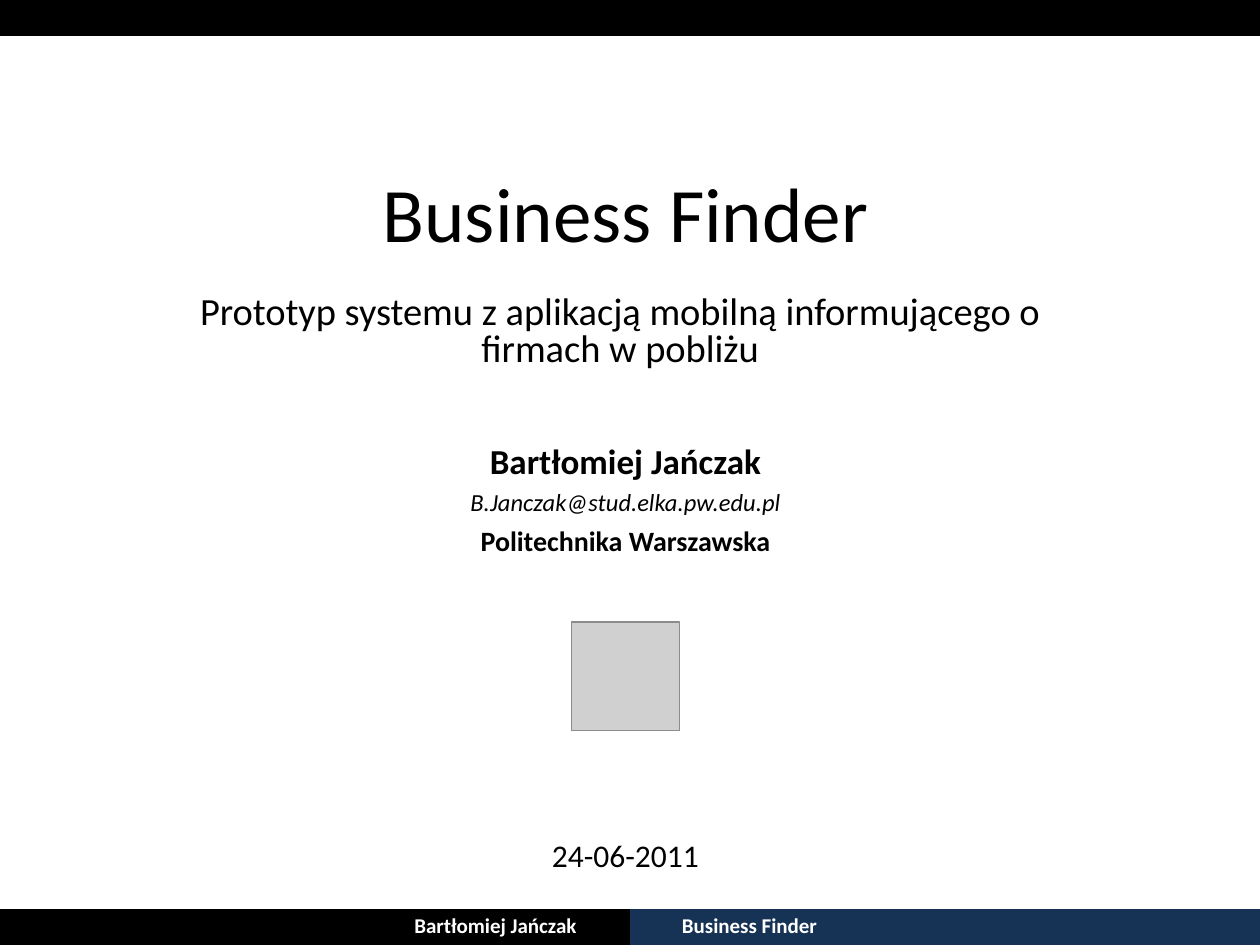
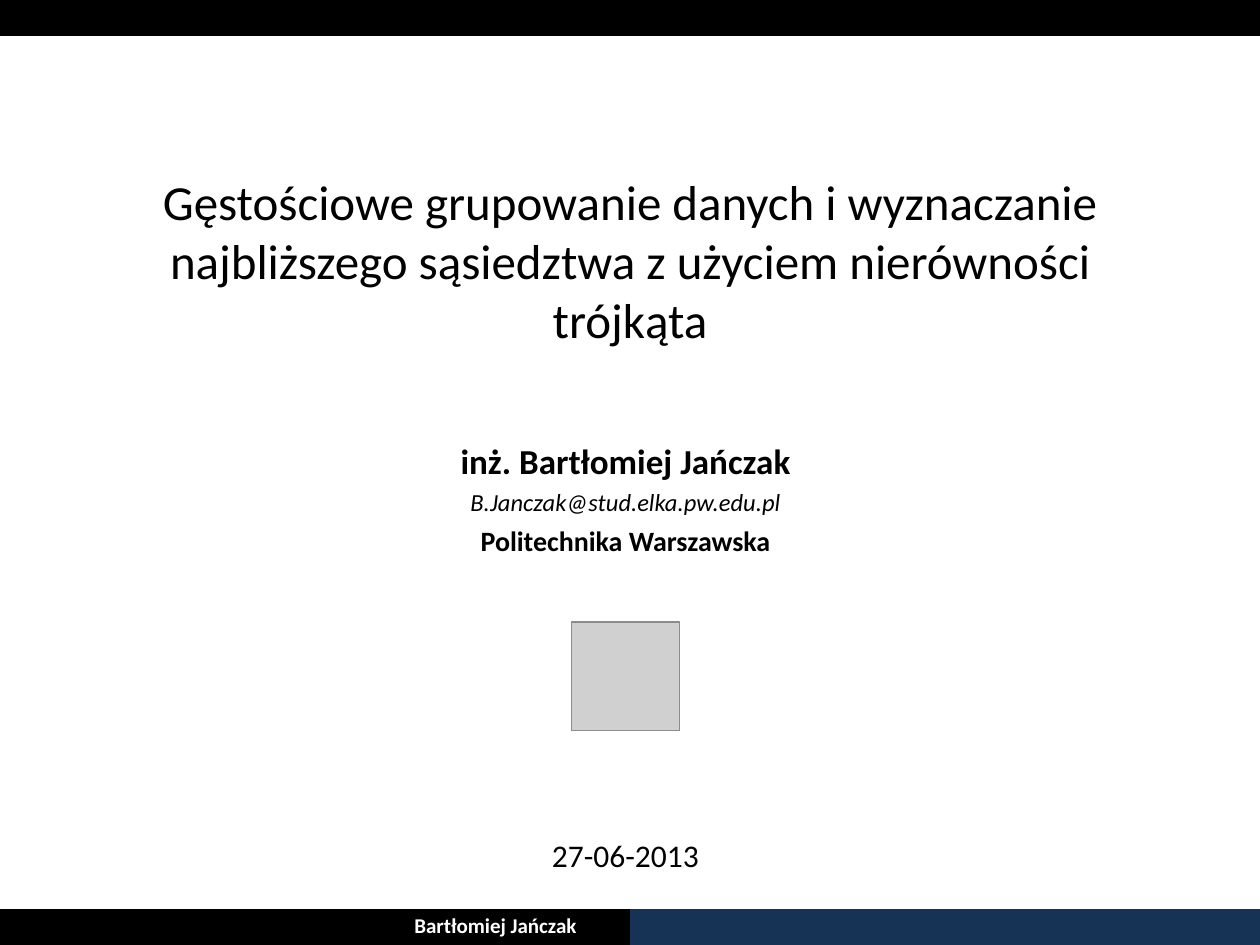
Before and after one commit to bjanczak/mgr, a slide deck: slide 1 of documents/prezentacja/Bartlomiej_Janczak_22_06_2013.ppt. Drawn at 1260x945 pixels with LibreOffice and Linux fonts; fonts in the diff are those of the drawing; grey boxes stand for pictures. Boxes give left, top, right and bottom in pixels: in the first picture for what was removed or moved away, otherwise in the second. Text is boxed around its words. In the diff, an @@ line names an element or a change of style, - is before the commit and + after.

```diff
--- a/documents/prezentacja/Bartlomiej_Janczak_22_06_2013.ppt
+++ b/documents/prezentacja/Bartlomiej_Janczak_22_06_2013.ppt
@@ text added at (x1=163, y1=186, x2=1097, y2=347), 28 pt, text #000000 @@
+Gęstościowe grupowanie danych i wyznaczanie najbliższego sąsiedztwa z użyciem nierówności trójkąta
@@ text removed at (x1=383, y1=188, x2=868, y2=243) @@
-Business Finder
@@ text removed at (x1=200, y1=298, x2=1039, y2=369) @@
-Prototyp systemu z aplikacją mobilną informującego o firmach w pobliżu
@@ text at (x1=461, y1=449, x2=790, y2=480): text changed @@
-Bartłomiej Jańczak
+inż. Bartłomiej Jańczak
@@ text at (x1=552, y1=845, x2=699, y2=868): text changed @@
-24-06-2011
+27-06-2013
@@ text removed at (x1=682, y1=918, x2=817, y2=933) @@
-Business Finder
```
Also in this commit, not shown: 3 other slides changed, 7 slides added.
